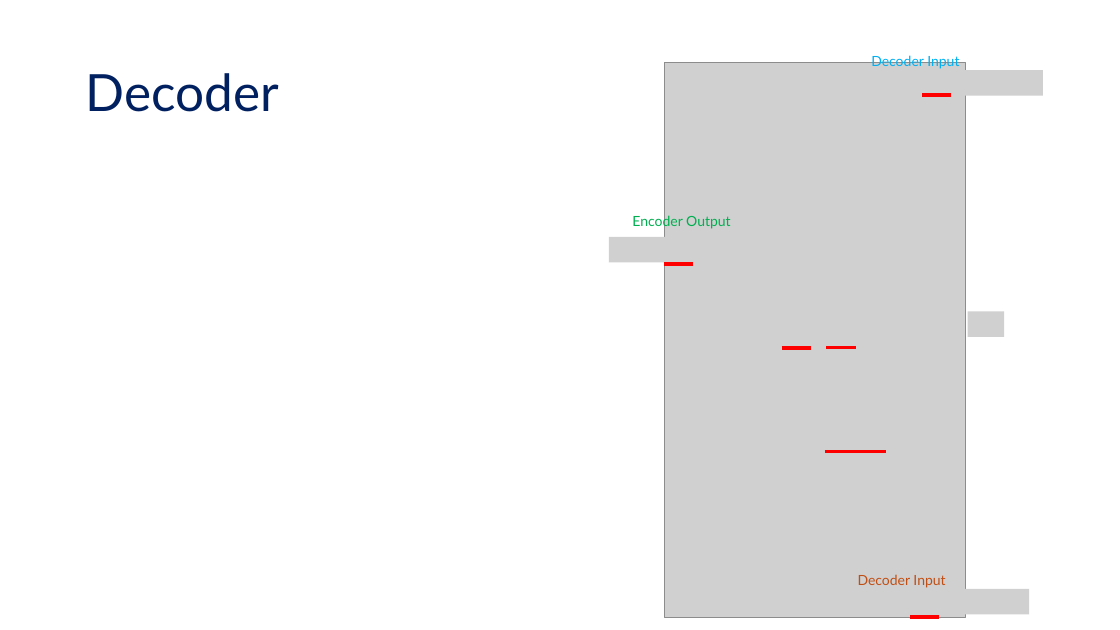
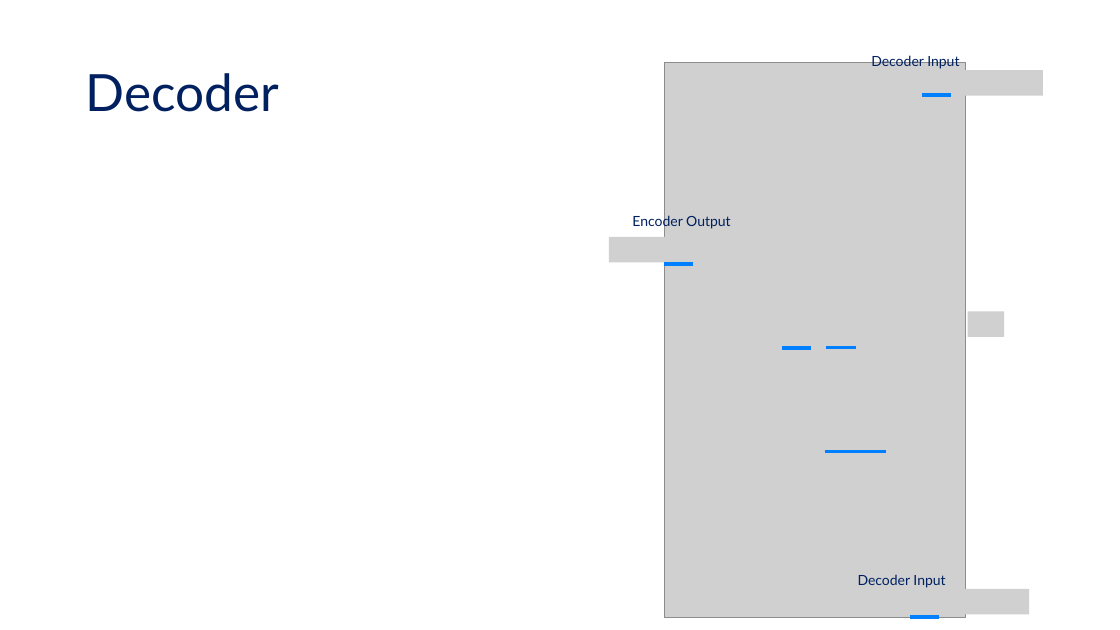
Before and after one commit to tanquangduong/transformer-pt, a slide deck: slide 77 of presentation/Transformer_Udemy/Udemy_P2_Introduction to Transformer.pptx (slide 63 before the commit). Drawn at 1120x630 pixels with LibreOffice and Linux fonts; fonts in the diff are those of the drawing; grey boxes stand for pictures. Boxes give left, top, right and bottom in pixels: in the first picture for what was removed or moved away, otherwise in the second. Text is boxed around its words. In the diff, an @@ line names an element or a change of style, - is before the commit and + after.

```diff
--- a/presentation/Transformer_Udemy/Udemy_P2_Introduction to Transformer.pptx
+++ b/presentation/Transformer_Udemy/Udemy_P2_Introduction to Transformer.pptx
@@ text "Decoder Input" at <box>871,54,959,69</box>: text colour #00B0F0 to #002060 @@
@@ line (923, 95) - (952, 95): stroke #FF0000 3 pt to #007FFF 3 pt @@
@@ text "Encoder Output" at <box>632,214,731,230</box>: text colour #00B050 to #002060 @@
@@ line (665, 264) - (693, 264): stroke #FF0000 3 pt to #007FFF 3 pt @@
@@ line (782, 348) - (811, 348): stroke #FF0000 3 pt to #007FFF 3 pt @@
@@ line (827, 348) - (856, 348): stroke #FF0000 3 pt to #007FFF 3 pt @@
@@ line (825, 451) - (886, 451): stroke #FF0000 3 pt to #007FFF 3 pt @@
@@ text "Decoder Input" at <box>858,575,945,588</box>: text colour #C04F15 to #002060 @@
@@ line (910, 618) - (939, 618): stroke #FF0000 3 pt to #007FFF 3 pt @@
```
Also in this commit, not shown: 75 other slides changed, 25 slides added, 8 slides removed, 20 other files.
